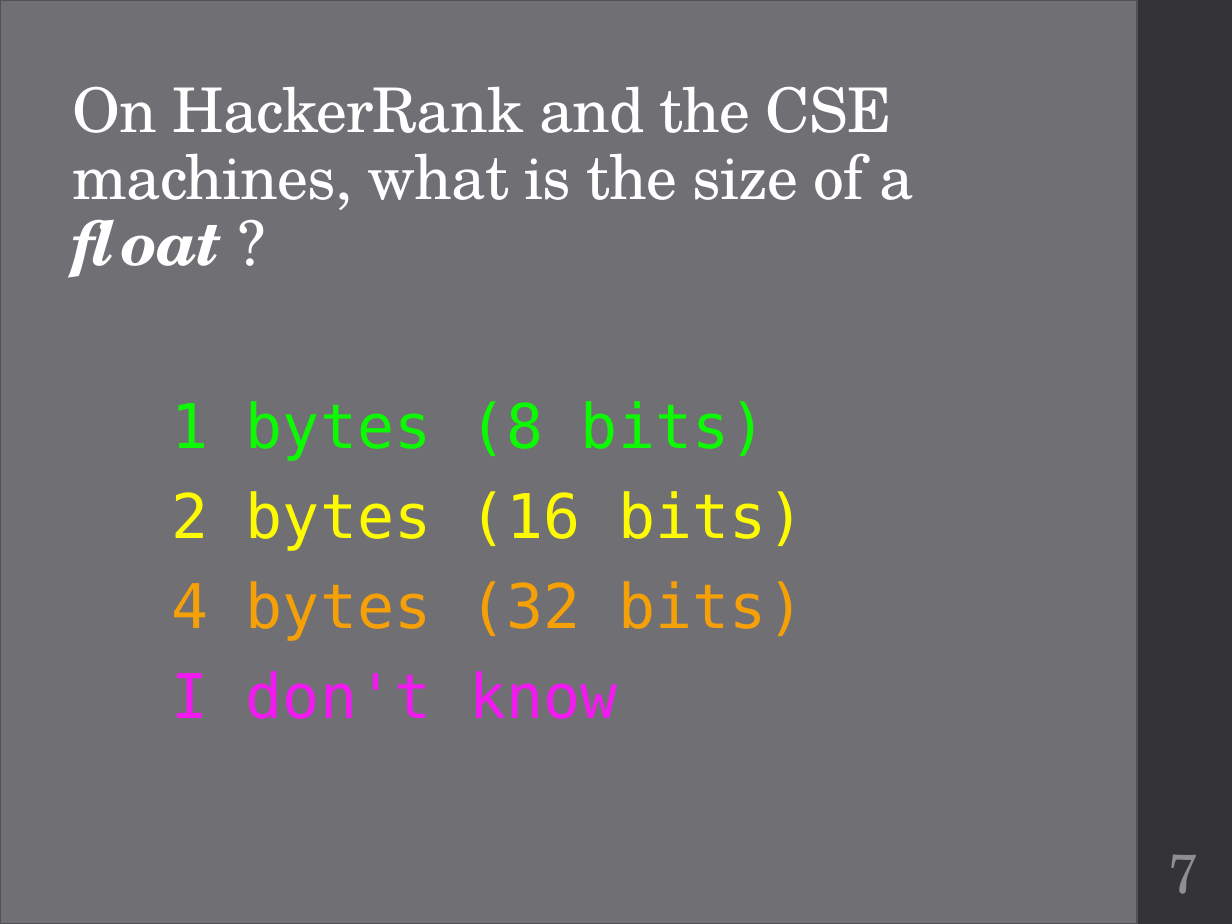
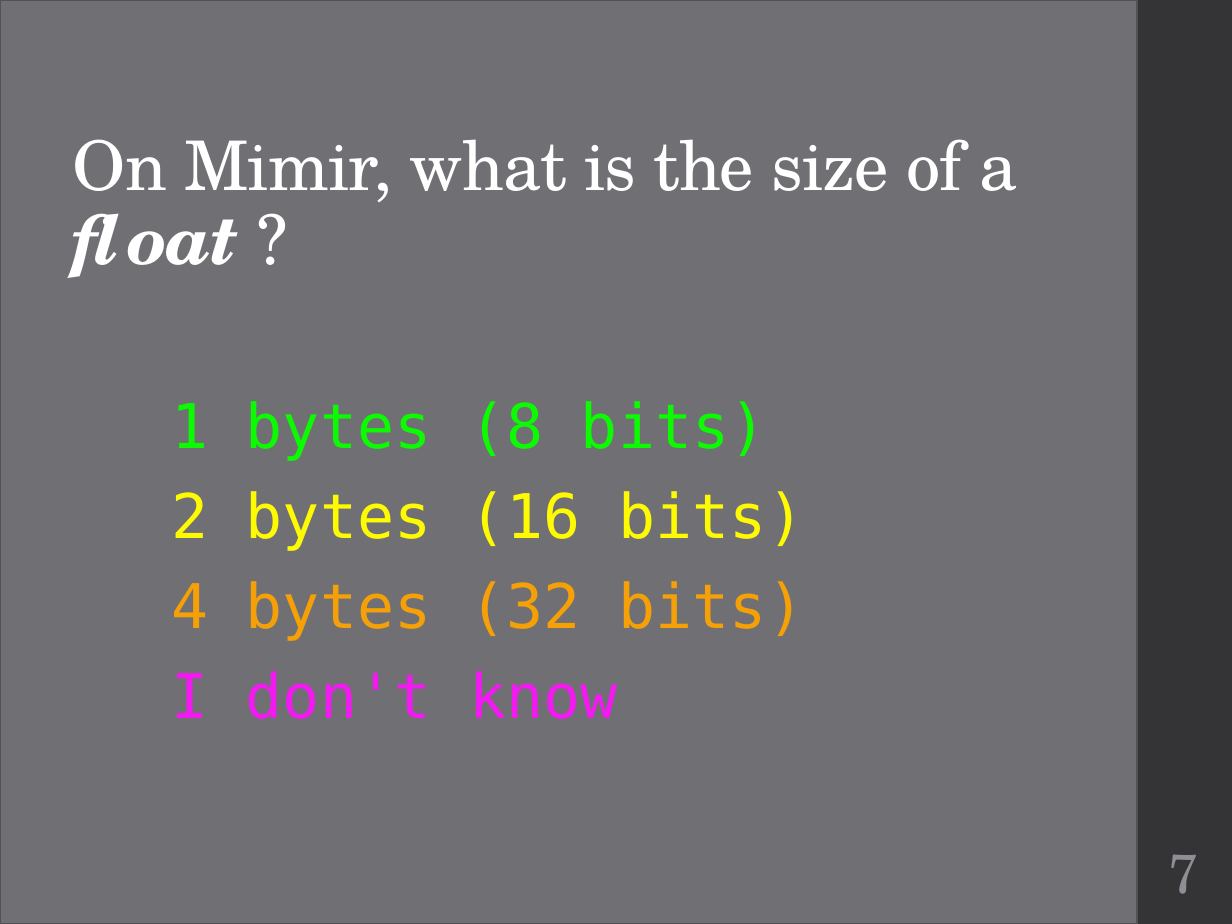
Before and after one commit to geneti/cse220_2020fall, a slide deck: slide 7 of Lectures/cse220-19-custom-types.pptx. Drawn at 1232x924 pixels with LibreOffice and Linux fonts; fonts in the diff are those of the drawing. Boxes give left, top, right and bottom in pixels: in the first picture for what was removed or moved away, otherwise in the second. Text is boxed around its words. In the diff, an @@ line names an element or a change of style, - is before the commit and + after.

```diff
--- a/Lectures/cse220-19-custom-types.pptx
+++ b/Lectures/cse220-19-custom-types.pptx
@@ title at (73, 139, 1018, 202): text changed; size 36 to 40 pt @@
-On HackerRank and the CSE machines, what is the size of a
-float ?
+On Mimir, what is the size of a
+float ?
```
Also in this commit, not shown: 4 other slides changed, 2 other files.
